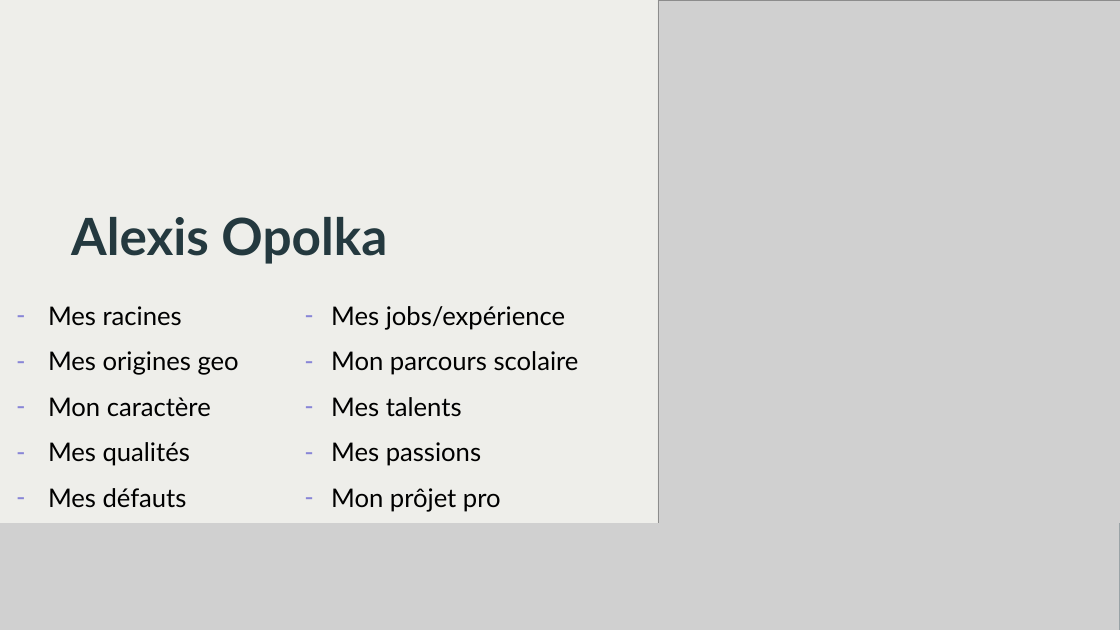
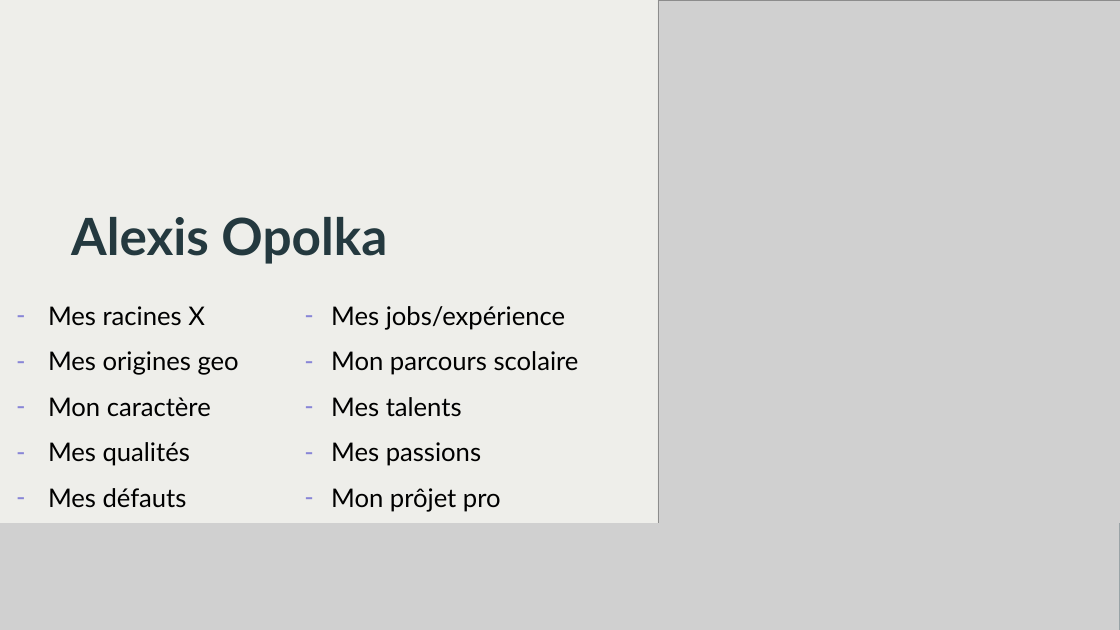
Before and after one commit to Keobook/import-cours-but-rt, a slide deck: slide 1 of cours/modules/R111/R111-TD/PRESENTATION-OPOLKA-ALEXIS.pptx. Drawn at 1120x630 pixels with LibreOffice and Linux fonts; fonts in the diff are those of the drawing; grey boxes stand for pictures; background and template pictures are left out. Boxes give left, top, right and bottom in pixels: in the first picture for what was removed or moved away, otherwise in the second. Text is boxed around its words. In the diff, an @@ line names an element or a change of style, - is before the commit and + after.

```diff
--- a/cours/modules/R111/R111-TD/PRESENTATION-OPOLKA-ALEXIS.pptx
+++ b/cours/modules/R111/R111-TD/PRESENTATION-OPOLKA-ALEXIS.pptx
@@ subtitle at [48,306,205,326]: text changed @@
-– Mes racines
+– Mes racines X
```
Also in this commit, not shown: 4 slides added, 10 slides removed, 3 other files.
